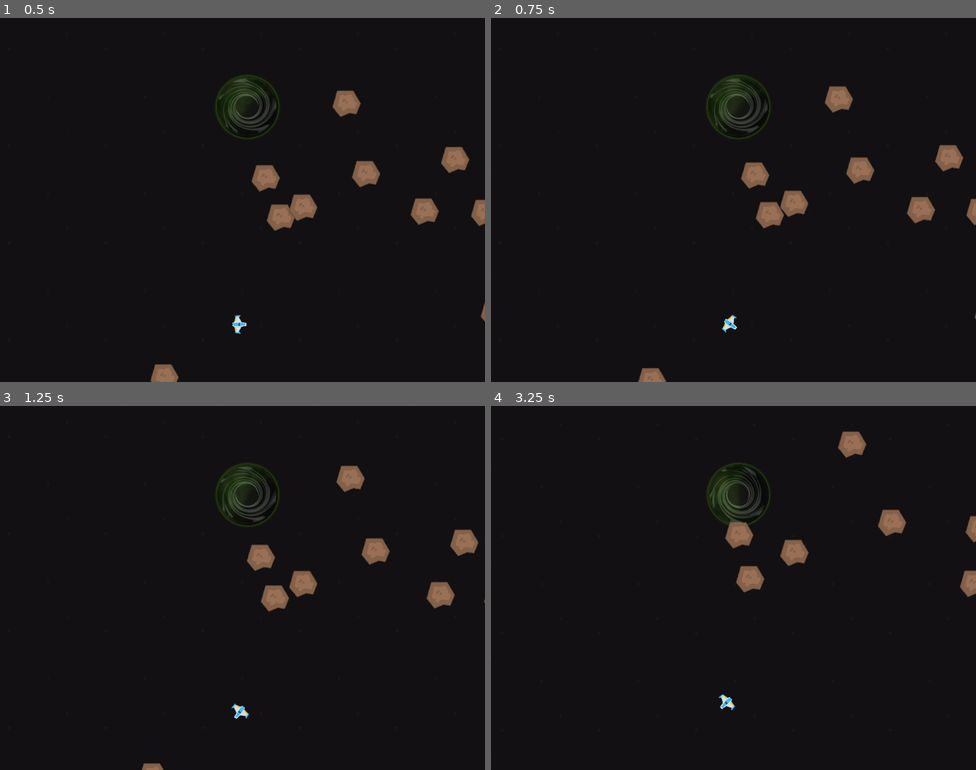
Above: before the commit, frames 1-4 (two rows, left to right).
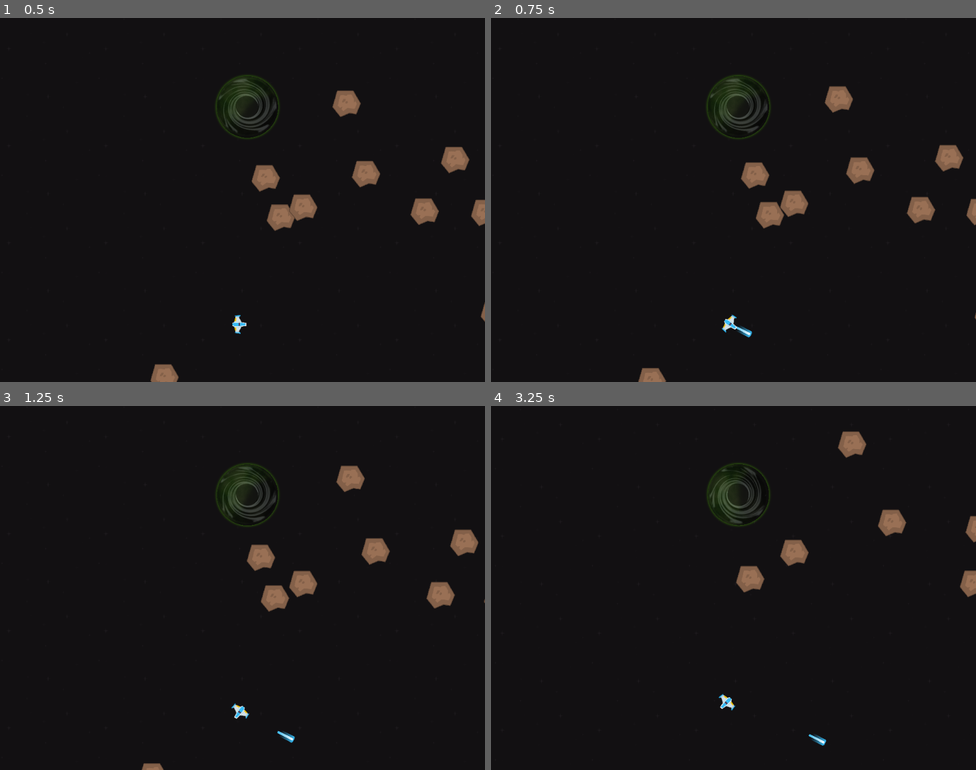
Above: after the commit, the same moments.

Repository: Francisco-Tovar/NewtonRoids
Game: Godot game, scene res://scenes/game.tscn
Two runs of this game, one before a commit and one after it. Both use one fixed random seed, a clock stepped at 60 frames per second and the inputs below.
Inputs:
- Up to frame 1 (0.5 s): no input
- Up to frame 2 (0.75 s): hold Right (right) from 0.53 s (still down); tap Space (shoot) at 0.6 s
- Up to frame 3 (1.25 s): keep holding Right (right)
- Up to frame 4 (3.25 s): release Right (right) at 1.28 s; hold Left (left) 1.28-2.03 s; tap Down (decelerate) at 1.35 s; tap Space (shoot) at 1.55, 2.1, 2.85 s; hold Right (right) 2.03-2.78 s; hold Up (accelerate) from 2.78 s (still down)

Frame 1 is identical in both runs. In frame 2, less than 0.1% of the frame differs, in the area x 50-54%, y 84-88%; in frame 3, less than 0.1%; in frame 4, 0.4%, in the area x 48-70%, y 31-94%.

Commit message:
added interactions
included enter area collisions

Diff:
--- a/scenes/asteroid.tscn
+++ b/scenes/asteroid.tscn
@@ -13,8 +13,10 @@
 scale = Vector2(0.373762, 0.422619)
 texture = ExtResource("1_akfqu")
 
+[node name="Timer" type="Timer" parent="."]
+
 [node name="CollisionShape2D" type="CollisionShape2D" parent="."]
 position = Vector2(-1, -1)
 shape = SubResource("CircleShape2D_6mo6b")
 
-[node name="Timer" type="Timer" parent="."]
+[connection signal="area_entered" from="." to="." method="_on_area_entered"]
--- a/scenes/hoyo_negro.tscn
+++ b/scenes/hoyo_negro.tscn
@@ -7,7 +7,7 @@
 [sub_resource type="CircleShape2D" id="CircleShape2D_n2so8"]
 radius = 179.31
 
-[node name="hoyoNegro" type="Area2D"]
+[node name="hoyoNegro" type="Area2D" groups=["hoyonegro"]]
 modulate = Color(0.952941, 1, 1, 0.627451)
 scale = Vector2(0.29, 0.29)
 script = ExtResource("1_kv2hs")
@@ -25,3 +25,5 @@
 [node name="CollisionShape2D" type="CollisionShape2D" parent="."]
 position = Vector2(9.53674e-07, -1.19209e-07)
 shape = SubResource("CircleShape2D_n2so8")
+
+[connection signal="area_entered" from="." to="." method="_on_area_entered"]
--- a/scenes/nave.tscn
+++ b/scenes/nave.tscn
@@ -1,7 +1,8 @@
-[gd_scene load_steps=3 format=3 uid="uid://c20w1oa160mph"]
+[gd_scene load_steps=4 format=3 uid="uid://c20w1oa160mph"]
 
 [ext_resource type="Script" uid="uid://bxkw3tu7egayo" path="res://scripts/nave.gd" id="1_75513"]
 [ext_resource type="Texture2D" uid="uid://qe4bgn1x2yk5" path="res://assets/PNG/playerShip1_blue.png" id="1_wvv4c"]
+[ext_resource type="AudioStream" uid="uid://dvr43k105ydca" path="res://assets/SFX/sfx_laser1.ogg" id="3_b8a51"]
 
 [node name="nave" type="CharacterBody2D"]
 z_index = 5
@@ -9,10 +10,27 @@
 motion_mode = 1
 script = ExtResource("1_75513")
 
+[node name="Area2D" type="Area2D" parent="." groups=["nave"]]
+
+[node name="CollisionPolygon2D" type="CollisionPolygon2D" parent="Area2D"]
+rotation = 1.5708
+polygon = PackedVector2Array(-6.66667, 33.3333, -13.3333, 26.6667, -43.3333, 20, -46.6667, -3.33333, -33.3333, 3.33333, -10, -13.3333, -6.66667, -36.6667, 6.66667, -36.6667, 10, -13.3333, 36.6667, 3.33333, 46.6667, -3.33333, 43.3333, 23.3333, 13.3333, 26.6667, 6.66667, 36.6667, -6.66667, 36.6667)
+
 [node name="Sprite2D" type="Sprite2D" parent="."]
 rotation = 1.5708
 texture = ExtResource("1_wvv4c")
 
+[node name="gun" type="Node2D" parent="."]
+position = Vector2(43.3333, 0)
+
 [node name="CollisionPolygon2D" type="CollisionPolygon2D" parent="."]
-rotation = 1.5708
+visible = false
+rotation = -3.14159
 polygon = PackedVector2Array(-6.66667, 33.3333, -13.3333, 26.6667, -43.3333, 20, -46.6667, -3.33333, -33.3333, 3.33333, -10, -13.3333, -6.66667, -36.6667, 6.66667, -36.6667, 10, -13.3333, 36.6667, 3.33333, 46.6667, -3.33333, 43.3333, 23.3333, 13.3333, 26.6667, 6.66667, 36.6667, -6.66667, 36.6667)
+
+[node name="sfx_shot" type="AudioStreamPlayer2D" parent="."]
+stream = ExtResource("3_b8a51")
+pitch_scale = 0.78
+bus = &"SFX"
+
+[connection signal="area_entered" from="Area2D" to="." method="_on_area_2d_area_entered"]
--- a/scenes/proyectil.tscn
+++ b/scenes/proyectil.tscn
@@ -1,3 +1,34 @@
-[gd_scene format=3 uid="uid://day0fkau407a6"]
+[gd_scene load_steps=4 format=3 uid="uid://day0fkau407a6"]
 
-[node name="proyectil" type="AnimatableBody2D"]
+[ext_resource type="Texture2D" uid="uid://bh3l2g68t4722" path="res://assets/PNG/Lasers/laserBlue01.png" id="1_fmodo"]
+[ext_resource type="Script" uid="uid://u2vejwi6b3l5" path="res://scripts/proyectil.gd" id="1_w2e24"]
+
+[sub_resource type="CapsuleShape2D" id="CapsuleShape2D_w2e24"]
+radius = 3.0
+height = 22.0
+
+[node name="proyectil" type="CharacterBody2D" groups=["proyectil"]]
+script = ExtResource("1_w2e24")
+
+[node name="Area2D" type="Area2D" parent="." groups=["proyectil"]]
+
+[node name="CollisionShape2D" type="CollisionShape2D" parent="Area2D"]
+rotation = 1.5708
+shape = SubResource("CapsuleShape2D_w2e24")
+
+[node name="Sprite2D" type="Sprite2D" parent="."]
+position = Vector2(0.491386, 2.14792e-08)
+rotation = 1.5708
+scale = Vector2(1, 0.447193)
+texture = ExtResource("1_fmodo")
+
+[node name="VisibleOnScreenNotifier2D" type="VisibleOnScreenNotifier2D" parent="."]
+scale = Vector2(1, 0.3)
+
+[node name="CollisionShape2D" type="CollisionShape2D" parent="."]
+visible = false
+rotation = -3.14159
+shape = SubResource("CapsuleShape2D_w2e24")
+
+[connection signal="area_entered" from="Area2D" to="." method="_on_area_2d_area_entered"]
+[connection signal="screen_exited" from="VisibleOnScreenNotifier2D" to="." method="_on_visible_on_screen_notifier_2d_screen_exited"]
--- a/scripts/asteroid.gd
+++ b/scripts/asteroid.gd
@@ -1,8 +1,9 @@
 extends Area2D
 
-@export var mass: int = 10
+@export var mass: int = 100
 @export var min_speed: float = 15.0
 @export var max_speed: float = 30.0
+
 
 var velocity = Vector2.ZERO
 
@@ -31,3 +32,14 @@
 	elif position.x > screen_size.x: position.x = 0
 	if position.y < 0: position.y = screen_size.y
 	elif position.y > screen_size.y: position.y = 0
+
+func _on_area_entered(other: Area2D) -> void:
+	if other.is_in_group("hoyonegro"):
+		print("SCORE!")
+		queue_free()
+	elif other.is_in_group("proyectil"):
+		print("Ateroid hit!")
+		queue_free()
+	elif other.is_in_group("nave"):
+		print("Asteroid crash!")
+		queue_free()
--- a/scripts/hoyo_negro.gd
+++ b/scripts/hoyo_negro.gd
@@ -18,3 +18,8 @@
 	sp2.scale.x = clamp( ssx, 0.45, 0.75 );
 	var ssy = sp2.scale.x + ran;
 	sp2.scale.y = clamp( ssy, 0.45, 0.75 );
+
+
+func _on_area_entered(other: Area2D) -> void:
+	if other.is_in_group("nave"):
+		get_tree().reload_current_scene()
--- a/scripts/nave.gd
+++ b/scripts/nave.gd
@@ -1,19 +1,41 @@
 extends CharacterBody2D
 
 @onready var Vbackground: TextureRect = $"../background"
+@onready var sfx_shot: AudioStreamPlayer2D = $sfx_shot
 
 const TURN_SPEED = 180
 const  MOVE_SPEED = 150
 const ACC = 0.05
 const DEC = 0.002
 
+var proyectil = preload("res://scenes/proyectil.tscn")
+@export var fire_rate = 1
+var can_fire = true
+
+@export var escudo = 3
+
 var motion = Vector2.ZERO
-
 var screen_size
 var screen_buffer = 8
 
 func _ready() -> void:
 	screen_size = get_viewport_rect().size
+
+func _process(delta: float) -> void:
+	if Input.is_action_just_released("shoot") and can_fire:
+		fire(1)
+
+func fire(potencia: float):
+	var _disparo = proyectil.instantiate()
+	_disparo.potencia = potencia
+	_disparo.dir = rotation
+	_disparo.pos = $gun.global_position
+	_disparo.rota = global_rotation
+	get_parent().add_child(_disparo)
+	can_fire = false
+	sfx_shot.play()
+	await get_tree().create_timer(fire_rate).timeout
+	can_fire = true
 
 func _physics_process(delta: float) -> void:
 	if Input.is_action_pressed("left"):
@@ -43,3 +65,17 @@
 	#screen wrap
 	position.x = wrapf(position.x, -screen_buffer, screen_size.x + screen_buffer)
 	position.y = wrapf(position.y, -screen_buffer, screen_size.y + screen_buffer)
+
+
+func _on_area_2d_area_entered(other: Area2D) -> void:
+	if other.is_in_group("hoyonegro"):
+		print("YOU DIED!")
+		queue_free()
+	elif other.is_in_group("Asteroid"):
+		escudo -= 1
+		print("escudo -1 = " + str(escudo))
+
+	if escudo <= 0:
+		print("YOU DIED!")
+		queue_free()
+		get_tree().get_node("game").reload()
--- /dev/null
+++ b/scripts/proyectil.gd
@@ -0,0 +1,21 @@
+extends CharacterBody2D
+
+var pos : Vector2
+var rota : float
+var dir : float
+@export var speed = 100
+@export var potencia = 1
+
+func _ready() -> void:
+	global_position=pos
+	global_rotation=rota
+
+func _physics_process(delta: float) -> void:
+	velocity = Vector2(speed * potencia,0).rotated(dir)
+	move_and_slide()
+
+func _on_visible_on_screen_notifier_2d_screen_exited() -> void:
+	queue_free()
+
+func _on_area_entered(other: Area2D) -> void:
+	queue_free()
Not shown, added: scripts/proyectil.gd.uid
Not shown, added: scenes/nave.tscn2977308509.tmp
